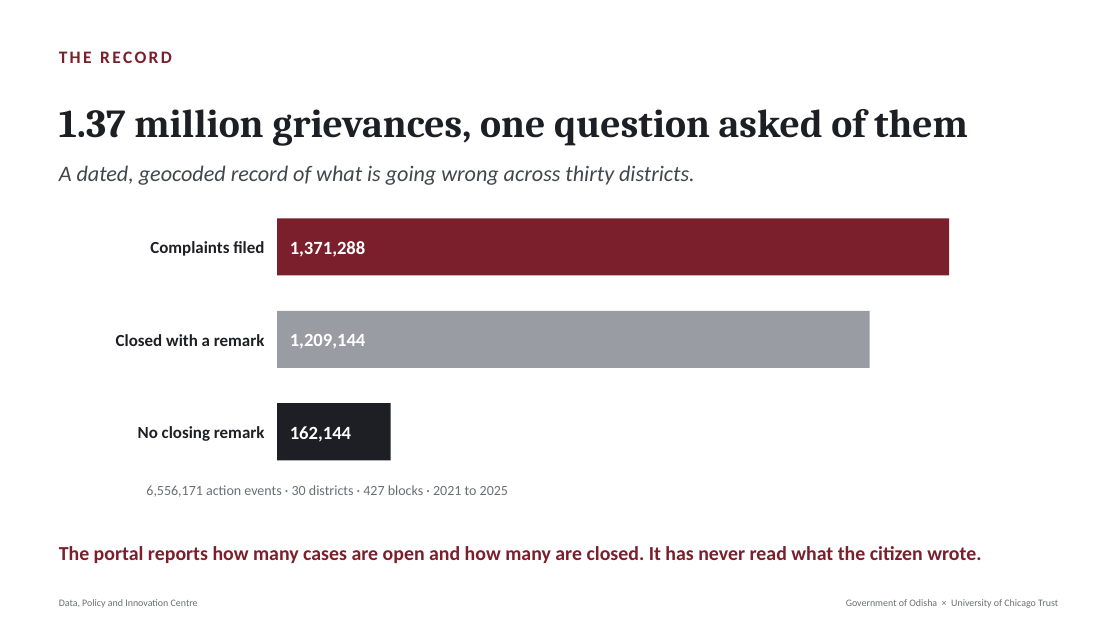
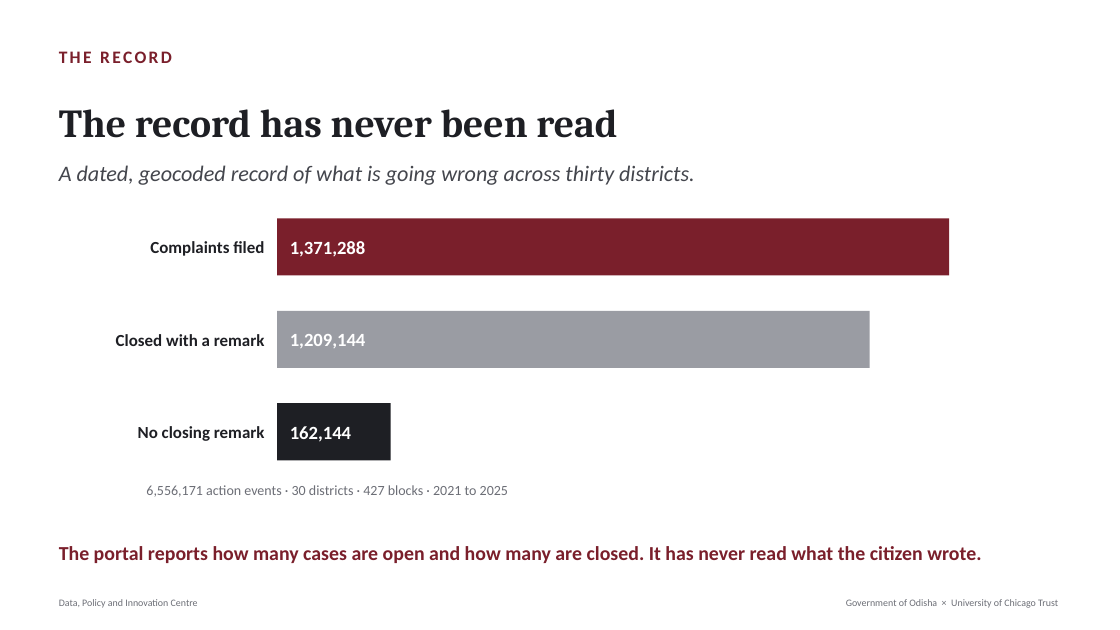
Before and after one commit to Data-Policy-and-Innovation-Centre/janasunani, a slide deck: slide 2 of docs/presentations/2026-08-24-timing-quality/Janasunani_2.0_Timing_and_Quality.pptx. Drawn at 1120x630 pixels with LibreOffice and Linux fonts; fonts in the diff are those of the drawing. Boxes give left, top, right and bottom in pixels: in the first picture for what was removed or moved away, otherwise in the second. Text is boxed around its words. In the diff, an @@ line names an element or a change of style, - is before the commit and + after.

```diff
--- a/docs/presentations/2026-08-24-timing-quality/Janasunani_2.0_Timing_and_Quality.pptx
+++ b/docs/presentations/2026-08-24-timing-quality/Janasunani_2.0_Timing_and_Quality.pptx
@@ text at bbox=[59, 109, 617, 138]: text changed @@
-1.37 million grievances, one question asked of them
+The record has never been read
```
Also in this commit, not shown: 6 other slides changed, 5 other files.
